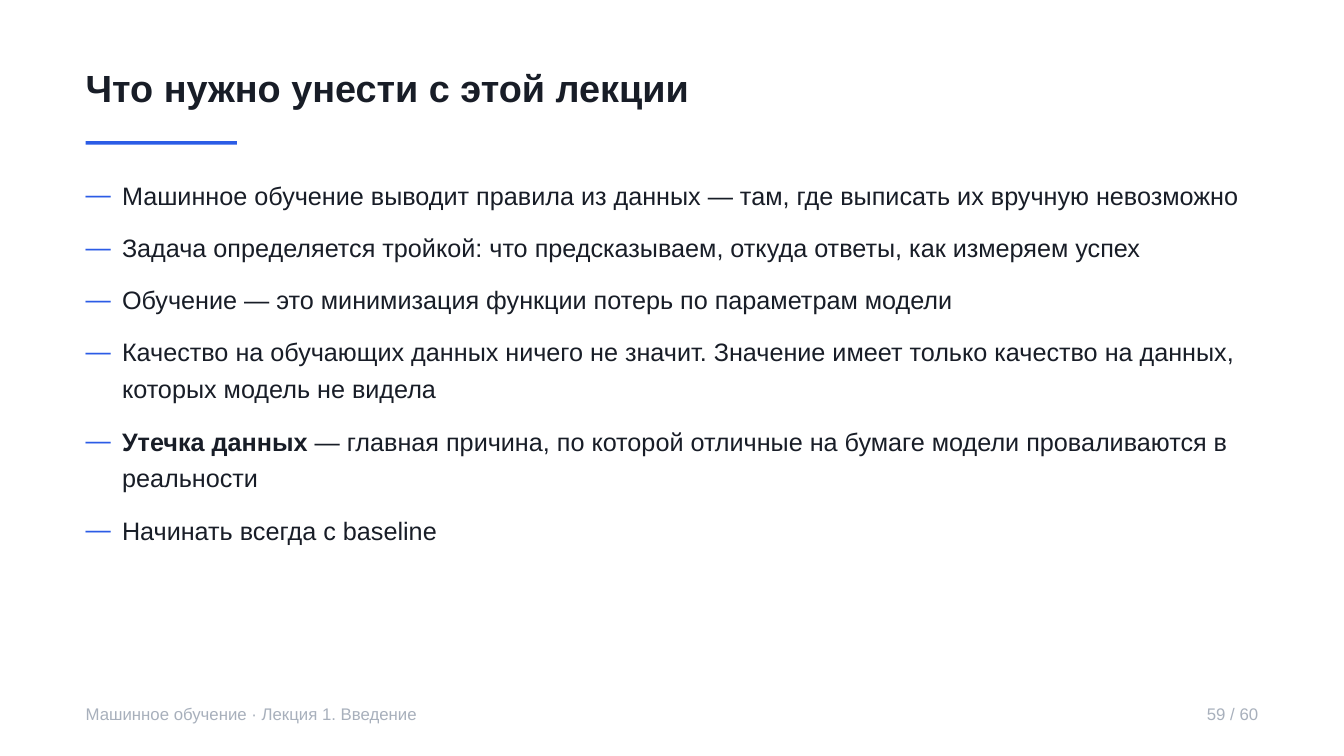
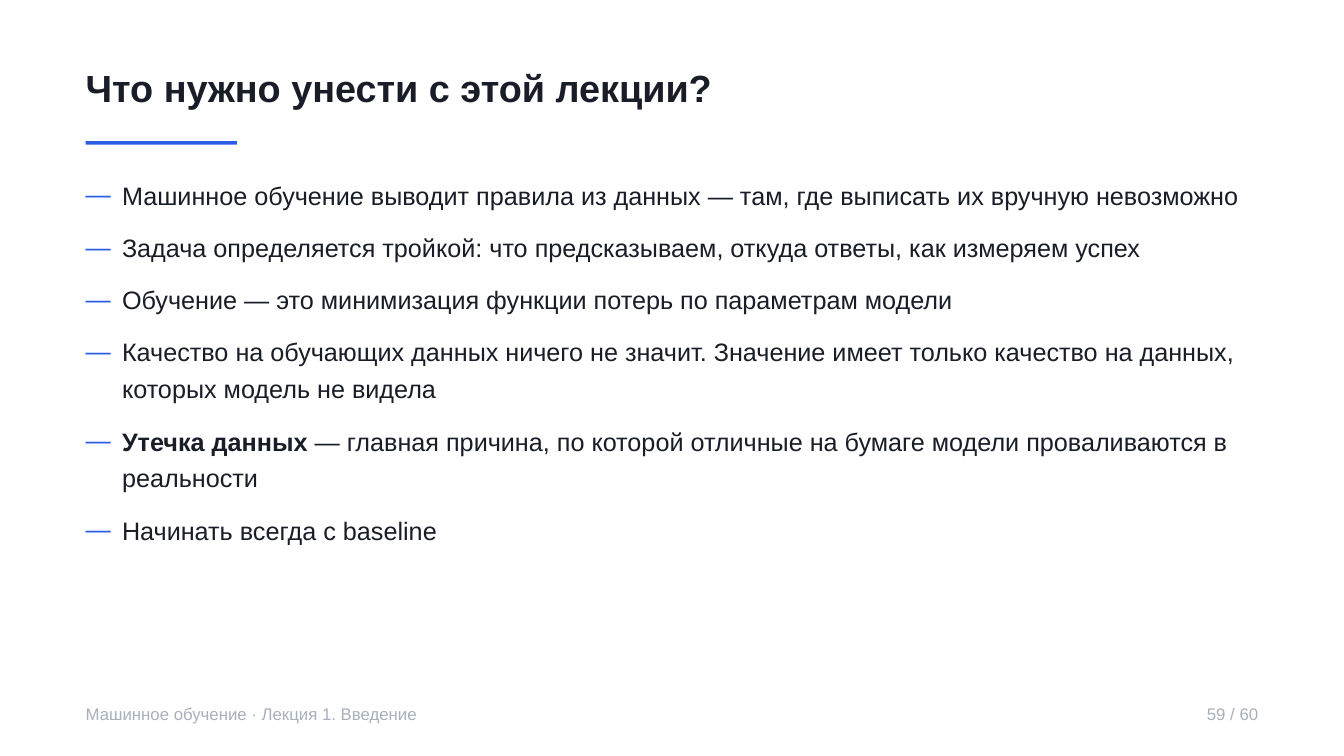
Before and after one commit to rustam-azimov/ml-course-spbu, a slide deck: slide 59 of lectures/lecture01.pptx. Drawn at 1344x756 pixels with LibreOffice and Linux fonts; fonts in the diff are those of the drawing. Boxes give left, top, right and bottom in pixels: in the first picture for what was removed or moved away, otherwise in the second. Text is boxed around its words. In the diff, an @@ line names an element or a change of style, - is before the commit and + after.

```diff
--- a/lectures/lecture01.pptx
+++ b/lectures/lecture01.pptx
@@ text at (86, 74, 712, 109): text changed @@
-Что нужно унести с этой лекции
+Что нужно унести с этой лекции?
```
Also in this commit, not shown: 13 other slides changed, 2 other files.
